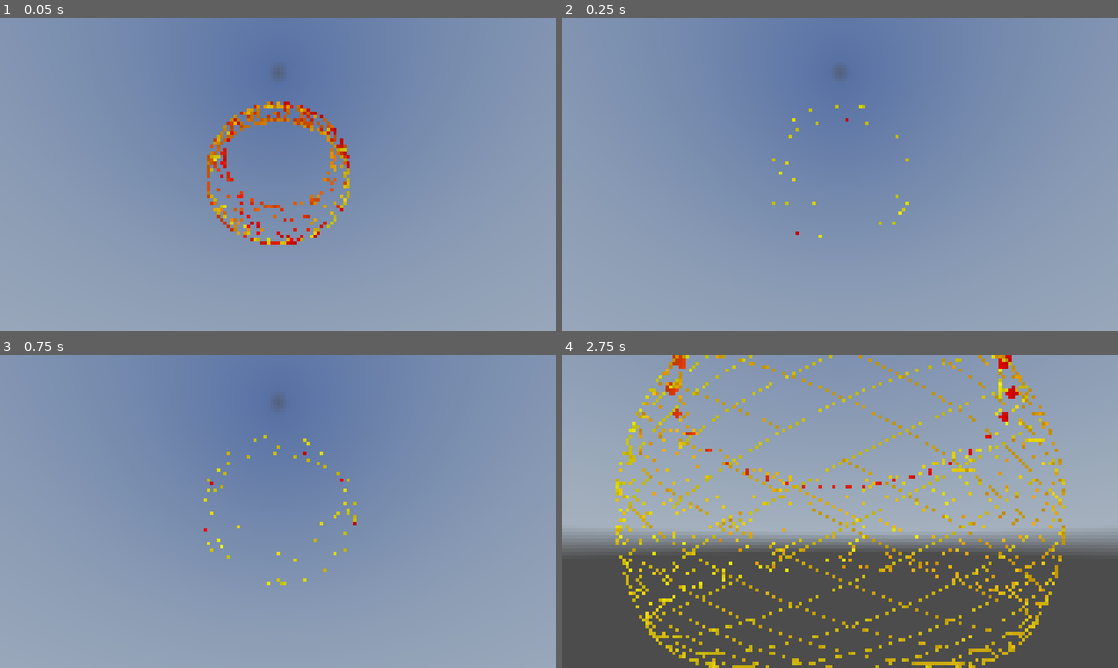
Above: before the commit, frames 1-4 (two rows, left to right).
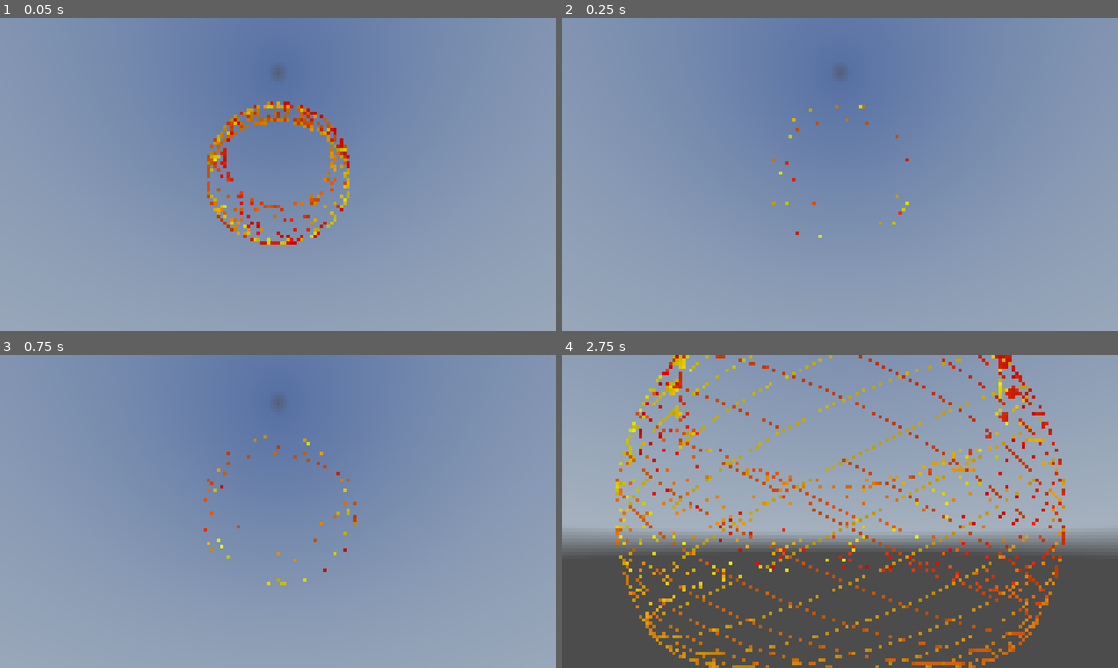
Above: after the commit, the same moments.

Repository: kasworld/gd4orbit_sphere3d
Game: Godot game, scene res://main.tscn
Two runs of this game, one before a commit and one after it. Both use one fixed random seed, a clock stepped at 60 frames per second and the inputs below. A sky picture missing from this copy of the repository is replaced by a grey-blue gradient.
Inputs (mouse positions are in pixels of both pictures, inside the frame that each line leads up to):
- Up to frame 1 (0.05 s): no input
- Up to frame 2 (0.25 s): no input
- Up to frame 3 (0.75 s): tap Enter at 0.5 s; move the mouse to (400, 495) at 0.52 s; click (400, 495) at 0.67 s
- Up to frame 4 (2.75 s): move the mouse to (728, 527) at 1.27 s; click (728, 527) at 1.42 s; move the mouse to (895, 442) at 2.02 s; click (895, 442) at 2.17 s

Frame 1 is identical in both runs. In frame 2, 0.1% of the frame differs, in the area x 37-63%, y 27-70%; in frame 3, 0.3%; in frame 4, 7.4%, in the area x 9-91%, y 0-100%.

Commit message:
change color lerp

Diff:
--- a/main.gd
+++ b/main.gd
@@ -4,6 +4,8 @@
 
 var TotalDiagonal := 100.0
 var TotalHeight := 100
+var co1 := Color.YELLOW
+var co2 := Color.RED
 
 func _ready() -> void:
 	make_orbit_sphere(90, TotalDiagonal/2 *1.5)
@@ -24,8 +26,6 @@
 
 var orbsph_list :Array = []
 func make_orbit_sphere(n :int, orbit_r :float) -> void:
-	var co1 := Color.YELLOW
-	var co2 := Color.RED
 	for i in n:
 		var ob_r = orbit_r
 		var sp_r = orbit_r / 50
@@ -45,7 +45,11 @@
 		o.hide()
 	for i in n:
 		var axis = Vector3.UP.rotated(Vector3.RIGHT.rotated(Vector3.UP,2*PI/n*i), PI/6 )
-		orbsph_list[i].궤도설정(orbit_r, 1, axis, 2*PI/n*i)
+		var rate := (i as float) / (n as float)
+		orbsph_list[i].궤도설정(orbit_r, 1, axis, 2*PI/n*i
+			).구색설정(co2.lerp(co1, rate)
+			).궤도색설정(co1.lerp(co2, rate)
+		)
 		orbsph_list[i].show()
 
 func orbit_pos() -> void:
